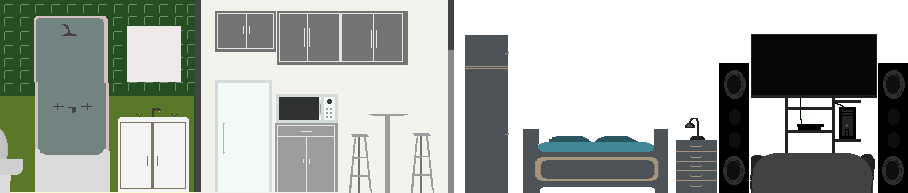
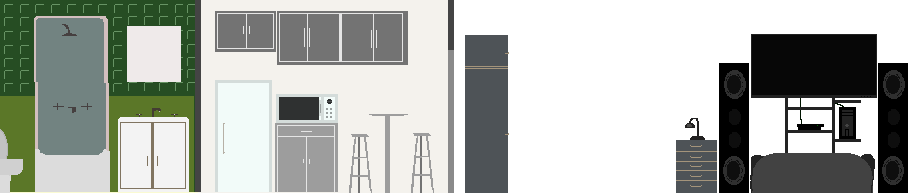
Revision of a layered 908x193 image; what changed, layer by layer:
hid "cama" over bbox(523, 129, 668, 193)
